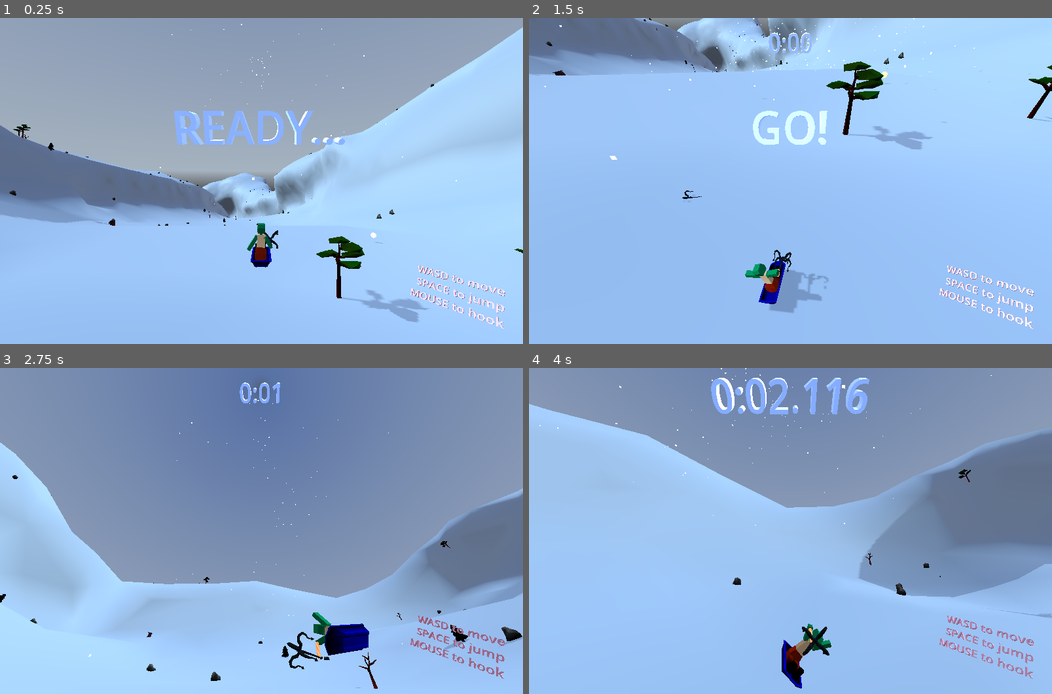
Above: before the commit, frames 1-4 (two rows, left to right).
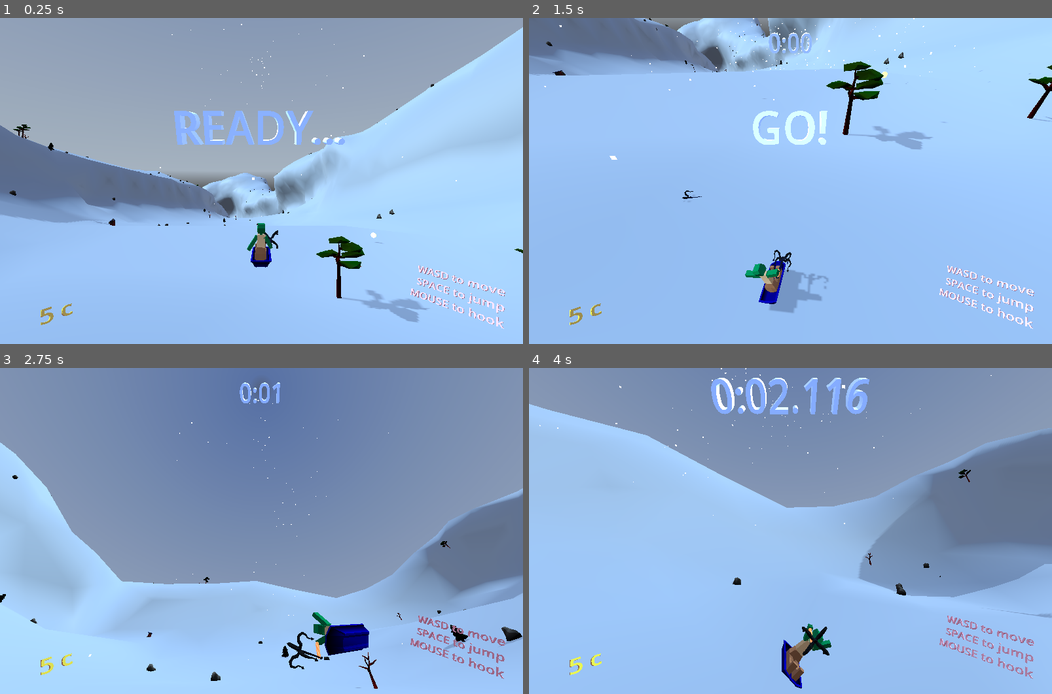
Above: after the commit, the same moments.

Repository: tokkoro/ggj24-sled
Game: Godot game, scene res://tomi_testaa/level_loader_scene.tscn
Same seed, same stepped clock (60 frames per second), same inputs: the game is played once before the commit and once after it. A sky picture missing from this copy of the repository is replaced by a grey-blue gradient.
Inputs (mouse positions are in pixels of both pictures, inside the frame that each line leads up to):
- Up to frame 1 (0.25 s): no input
- Up to frame 2 (1.5 s): tap Enter at 0.5 s; move the mouse to (905, 164) at 0.52 s; hold Right (turn_right) 0.53-1.28 s; tap Down (break) at 0.6, 1.35 s; click (905, 164) at 0.67 s; tap Space (jump) at 0.77 s; move the mouse to (685, 197) at 1.27 s; hold Left (turn_left) from 1.28 s (still down)
- Up to frame 3 (2.75 s): tap Space (jump) at 1.52 s; move the mouse to (313, 459) at 2.02 s; release Left (turn_left) at 2.03 s; hold Right (turn_right) from 2.03 s (still down); hold Shift from 2.03 s (still down); tap Down (break) at 2.3 s
- Up to frame 4 (4 s): move the mouse to (764, 596) at 2.77 s; release Right (turn_right) at 2.78 s; release Shift at 2.78 s; hold Up (accelerate) 2.78-3.53 s; tap G at 2.85 s; click (764, 596) at 2.92 s; tap Space (jump) at 3.02, 3.77 s; tap Down (break) at 3.05, 3.8 s; move the mouse to (947, 579) at 3.52 s; hold Left (turn_left) from 3.53 s (still down); hold Ctrl from 3.53 s (still down)

The runs differ from the first frame. In frame 1, 0.2% of the frame differs, in the area x 4-60%, y 34-95%; in frame 2, 0.2%; in frame 3, 0.1%; in frame 4, 0.3%, in the area x 7-53%, y 85-97%.

Commit message:
count coins

Diff:
--- a/godot_project/rikun_kansio/coin.gd
+++ b/godot_project/rikun_kansio/coin.gd
@@ -8,8 +8,19 @@
 
 var delete_time := 1000000000000.0
 
+var level_loader: LevelLoader
+
 func _ready():
-	pass
+	# util: find player in parent
+	var g = get_parent()
+	var c = 10
+	while c > 0:
+		c -= 1
+		if not(g is LevelLoader):
+			g = g.get_parent()
+		else:
+			level_loader = g
+			break
 
 func _process(delta):
 	if not collected:
@@ -31,6 +42,7 @@
 	collected = true
 	delete_time = Time.get_ticks_msec() + duration_ms
 	collect_sound.play()
+	level_loader.coin_collected()
 
 func _on_body_entered(body):
 	if not body is Sled:
--- a/godot_project/tomi_testaa/LevelLoader.gd
+++ b/godot_project/tomi_testaa/LevelLoader.gd
@@ -82,6 +82,15 @@
 	0,
 ]
 
+var coin_count = [
+	0,
+	0,
+	0,
+	0,
+	0,
+	0,
+]
+
 func next_level(time_s):
 	results[current_level] = time_s
 	current_level += 1
@@ -118,3 +127,10 @@
 	var mid = ":"
 	var time_str = str(minutes) + mid + ("%02d" % seconds)
 	return time_str
+
+func coin_collected():
+	coin_count[current_level] += 1
+	var total = 0
+	for c in coin_count:
+		total += c
+	root_scene_ref.get_node("TheGame").update_coin_lable(total)
--- a/godot_project/tomi_testaa/TheGame.gd
+++ b/godot_project/tomi_testaa/TheGame.gd
@@ -6,6 +6,7 @@
 @onready var time_label = $"../Camera3D/time"
 @onready var level_loader = $"../.."
 @onready var info_label = $"../Camera3D/TotalInfoLabel"
+@onready var coin_label = $"../Camera3D/CoinCount"
 
 var start_node: Node3D
 var end_node: Node3D
@@ -107,3 +108,7 @@
 func move_player_to_start():
 	player.stop(start_node.global_rotation)
 	player.global_position = start_node.global_position + start_pos_offset
+
+func update_coin_lable(total: int):
+	var coin_t_mesh:TextMesh = coin_label.mesh
+	coin_t_mesh.text = str(total) + " c"
--- a/godot_project/tomi_testaa/hill_area.tscn
+++ b/godot_project/tomi_testaa/hill_area.tscn
@@ -208,6 +208,17 @@
 horizontal_alignment = 2
 vertical_alignment = 2
 
+[sub_resource type="StandardMaterial3D" id="StandardMaterial3D_l0ioq"]
+albedo_color = Color(0.862745, 0.960784, 0, 1)
+emission_enabled = true
+emission = Color(0.462745, 0.141176, 0.290196, 1)
+
+[sub_resource type="TextMesh" id="TextMesh_7aprx"]
+material = SubResource("StandardMaterial3D_l0ioq")
+text = "5 c"
+horizontal_alignment = 0
+vertical_alignment = 2
+
 [sub_resource type="StandardMaterial3D" id="StandardMaterial3D_essa0"]
 transparency = 3
 alpha_hash_scale = 1.0
@@ -458,6 +469,11 @@
 cast_shadow = 0
 mesh = SubResource("TextMesh_tht3x")
 
+[node name="CoinCount" type="MeshInstance3D" parent="Camera3D"]
+transform = Transform3D(0.274534, -0.145476, 0.328286, 0, 0.413243, 0.183124, -0.359075, -0.111225, 0.250994, -0.825, -0.566, -0.792)
+cast_shadow = 0
+mesh = SubResource("TextMesh_7aprx")
+
 [node name="GPUParticles3D" type="GPUParticles3D" parent="Camera3D"]
 transform = Transform3D(1, 0, 0, 0, 1, 0, 0, 0, 1, 0, 26.1303, -55.5909)
 material_override = SubResource("StandardMaterial3D_essa0")
Not shown: 1 places in godot_project/tomi_testaa/hill_area.tscn that only renumber resources
